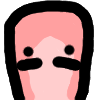
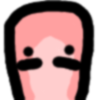
Layer changes from the first w=100, h=100 image to the second:
moved "Layer #4" above "Layer #2", painted on it over [left=2, top=0, right=96, bottom=100]
hid "Layer #2" over [left=16, top=44, right=82, bottom=72]
hid "Layer #1" over [left=4, top=0, right=94, bottom=100]
renamed "Layer #3" to "Layer #7", hid it over [left=13, top=9, right=87, bottom=100]
